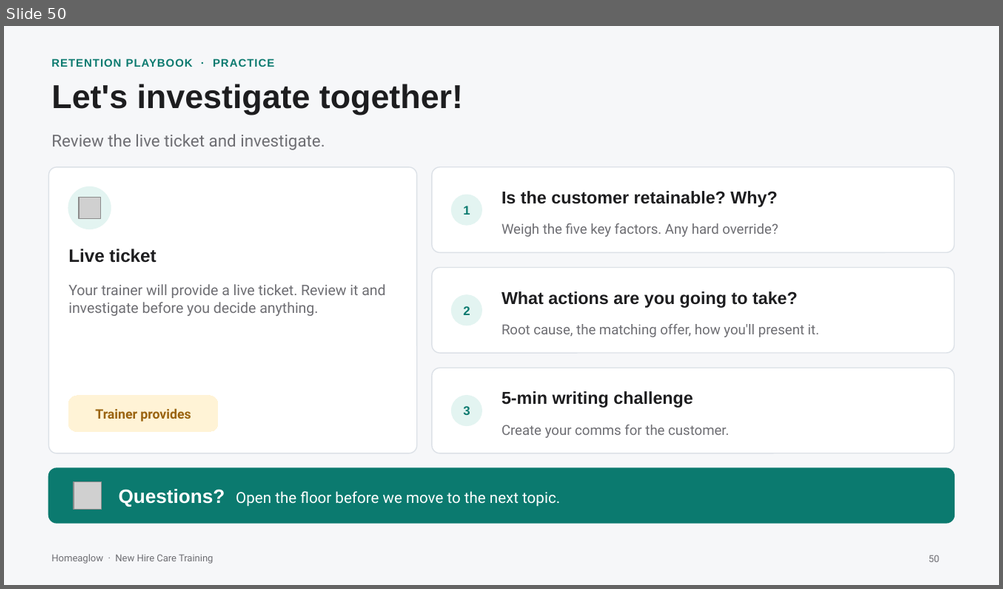
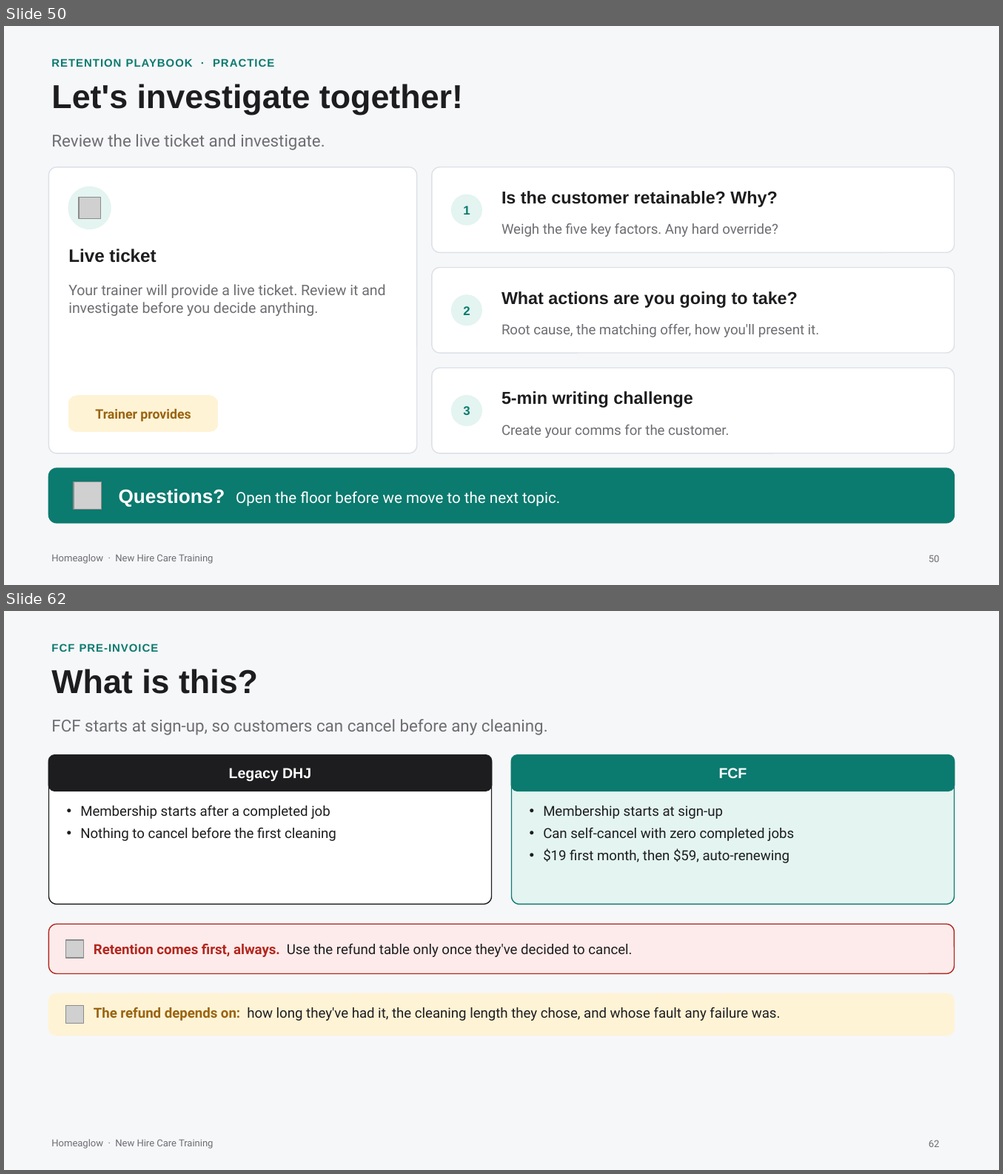
Before and after one commit to anjulimichelle/training, a slide deck: retention-membership-cancellation/retention-membership-cancellation.pptx. Shown one above the other, each under a label of ours: slide 50 before the commit, slides 50 and 62 after it; the slides between them are not shown. The pictures are 1003x589 and 1003x1174 pixels, drawn with LibreOffice and Linux fonts; fonts in the diff are those of the drawing; grey boxes stand for pictures. Boxes give left, top, right and bottom in pixels: in the first picture for what was removed or moved away, otherwise in the second. Text is boxed around its words. In the diff, an @@ line names an element or a change of style, - is before the commit and + after.

```diff
--- a/retention-membership-cancellation/retention-membership-cancellation.pptx
+++ b/retention-membership-cancellation/retention-membership-cancellation.pptx
@@ slide 62 added at box(4, 611, 999, 1170), background #F6F7F9; not listed: 1 template element that a slide beside it also shows @@
@@ text added at box(51, 644, 159, 652), 8 pt, text #0B7A6F, bold @@
+FCF PRE-INVOICE
@@ text added at box(51, 669, 258, 694), 24 pt, text #1D1D1F, bold @@
+What is this?
@@ text added at box(51, 719, 548, 735), 12 pt, text #6E6E73 @@
+FCF starts at sign-up, so customers can cancel before any cleaning.
@@ rounded rectangle added at box(48, 755, 492, 904), fill #FFFFFF, outline #1D1D1F 0.75 pt @@
@@ rounded rectangle added at box(48, 755, 492, 791), fill #1D1D1F, outline #1D1D1F 1 pt, 10.5 pt, text #FFFFFF, bold @@
+Legacy DHJ
@@ rounded rectangle added at box(511, 755, 954, 904), fill #E3F4F1, outline #0B7A6F 0.75 pt @@
@@ rounded rectangle added at box(511, 755, 954, 791), fill #0B7A6F, outline #0B7A6F 1 pt, 10.5 pt, text #FFFFFF, bold @@
+FCF
@@ text added at box(80, 806, 336, 841), 10 pt, text #1D1D1F @@
+• Membership starts after a completed job
+• Nothing to cancel before the first cleaning
@@ text added at box(543, 806, 794, 863), 10 pt, text #1D1D1F @@
+• Membership starts at sign-up
+• Can self-cancel with zero completed jobs
+• $19 first month, then $59, auto-renewing
@@ rounded rectangle added at box(48, 924, 954, 974), fill #FCEBEA, outline #B3261E 0.75 pt @@
@@ picture added at box(65, 940, 84, 958) @@
@@ text added at box(94, 944, 632, 957), 10 pt, text #1D1D1F @@
+Retention comes first, always. Use the refund table only once they've decided to cancel.
@@ rounded rectangle added at box(48, 994, 954, 1036), fill #FFF3D6, outline #FFF3D6 0.75 pt @@
@@ picture added at box(65, 1006, 84, 1024) @@
@@ text added at box(94, 1008, 780, 1021), 10 pt, text #1D1D1F @@
+The refund depends on: how long they've had it, the cleaning length they chose, and whose fault any failure was.
@@ page number added at box(928, 1140, 939, 1147), 7 pt, text #6E6E73 @@
+62
```
Also in this commit, not shown: 7 slides changed, 28 other slides added, 4 other files.
